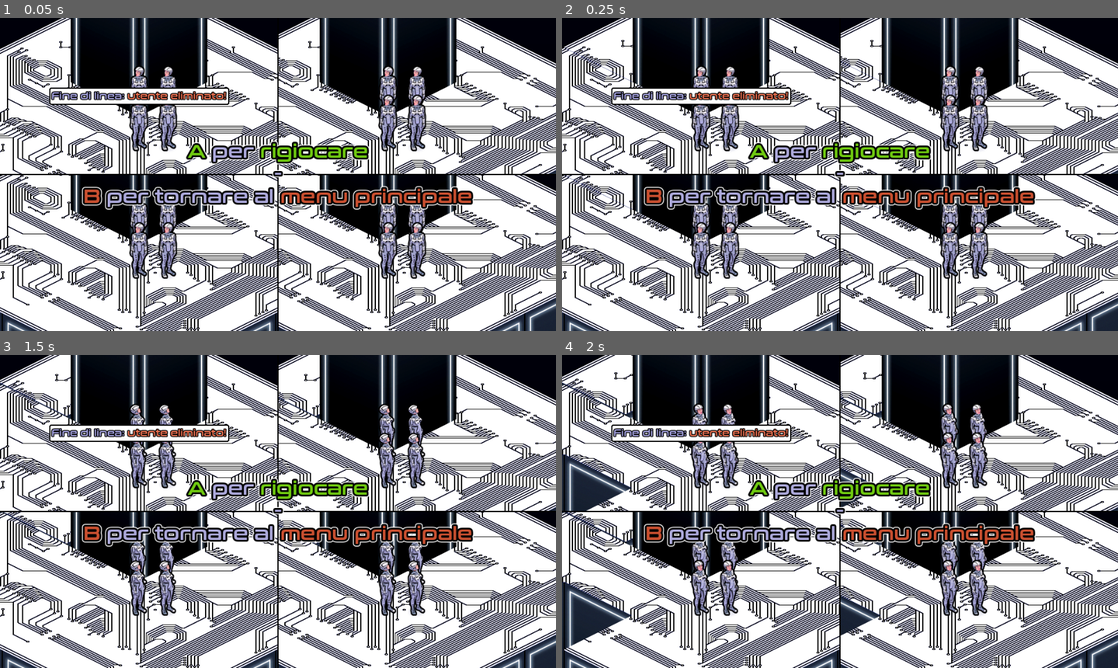
Above: before the commit, frames 1-4 (two rows, left to right).
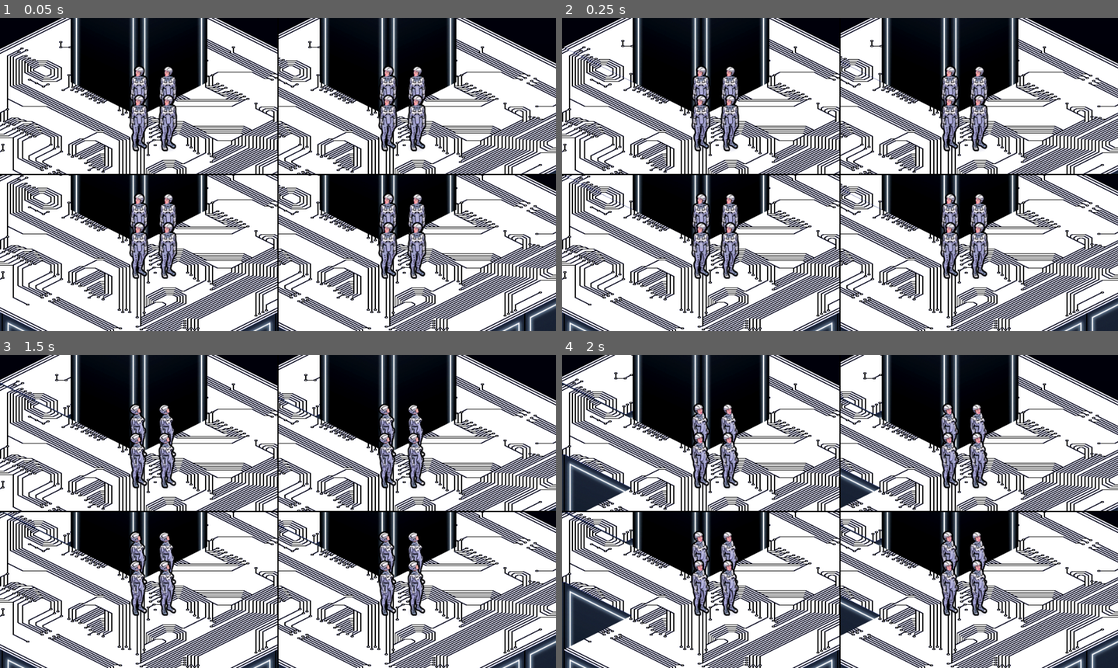
Above: after the commit, the same moments.

Repository: DomestiqueBaston/ERRORE_404_SPRINT_NON_TROVATO
Game: Godot game, scene res://SCENE_AND_SCRIPT/TMP/Test_Split_Screen.tscn
The game is run twice, just before and just after one commit, with the same random seed, the same clock (stepped at 60 frames per second) and the same inputs. The project has no main scene, so this scene is started directly.
Inputs:
- Up to frame 1 (0.05 s): no input
- Up to frame 2 (0.25 s): no input
- Up to frame 3 (1.5 s): hold Right (ui_right) 0.53-1.28 s; hold Down (ui_down) from 1.28 s (still down)
- Up to frame 4 (2 s): keep holding Down (ui_down)

The runs differ from the first frame. In frame 1, 5.6% of the frame differs, in the area x 8-86%, y 22-62%; in frame 2, 5.6%; in frame 3, 5.6%; in frame 4, 5.6%.

Commit message:
Adding some "music"... I sure dont like it but it's really annoying so... 😅 + tweaks

Diff:
--- a/SCENE_AND_SCRIPT/TMP/Test_Generation_Aleatoire_Pour_Voir_BIS.tscn
+++ b/SCENE_AND_SCRIPT/TMP/Test_Generation_Aleatoire_Pour_Voir_BIS.tscn
@@ -7,6 +7,7 @@
 [ext_resource type="Gradient" uid="uid://d2qtghp87yab5" path="res://RESOURCE/Gradient_BG.tres" id="4_5rr24"]
 [ext_resource type="PackedScene" uid="uid://jeuanuva1v8o" path="res://SCENE_AND_SCRIPT/Door.tscn" id="4_swsra"]
 [ext_resource type="AudioStream" uid="uid://gxci2v55iim1" path="res://SOUND/FX/Global_Hum.ogg" id="7_swsra"]
+[ext_resource type="PackedScene" uid="uid://em4id2fwd18h" path="res://SCENE_AND_SCRIPT/UI_Sounds.tscn" id="8_ntkwp"]
 
 [sub_resource type="Environment" id="Environment_5rr24"]
 background_mode = 3
@@ -91,4 +92,11 @@
 autoplay = true
 bus = &"FX_WET"
 
+[node name="UI_Sounds" parent="." instance=ExtResource("8_ntkwp")]
+
+[node name="Music" parent="UI_Sounds" index="2"]
+volume_db = -7.5
+autoplay = true
+
 [editable path="Woman"]
+[editable path="UI_Sounds"]
--- a/SCENE_AND_SCRIPT/TMP/Test_Split_Screen.tscn
+++ b/SCENE_AND_SCRIPT/TMP/Test_Split_Screen.tscn
@@ -32,6 +32,7 @@
 [ext_resource type="FontFile" uid="uid://cla67u4xaf1rp" path="res://RESOURCE/Conthrax-SemiBold.otf" id="31_nkbw3"]
 [ext_resource type="Shader" uid="uid://b16r7qsrxeft" path="res://SHADER/White_Rectangles.gdshader" id="32_eou1j"]
 [ext_resource type="AudioStream" uid="uid://bvu0qgcdq4x2w" path="res://SOUND/FX/Short_Beep_High.ogg" id="32_lx2en"]
+[ext_resource type="PackedScene" uid="uid://em4id2fwd18h" path="res://SCENE_AND_SCRIPT/UI_Sounds.tscn" id="33_5ttrv"]
 
 [sub_resource type="Environment" id="Environment_w5jul"]
 background_mode = 3
@@ -678,6 +679,7 @@
 
 [node name="Alarm" type="AudioStreamPlayer" parent="BG_SubViewport"]
 stream = ExtResource("24_tfq6m")
+volume_db = -3.5
 autoplay = true
 bus = &"FX_WET"
 
@@ -899,6 +901,7 @@
 metadata/_edit_lock_ = true
 
 [node name="Death" type="Control" parent="Frames/Bugs_01"]
+visible = false
 anchors_preset = 0
 offset_right = 480.0
 offset_bottom = 270.0
@@ -1393,11 +1396,13 @@
 metadata/_edit_lock_ = true
 
 [node name="Info_Overlay" type="Control" parent="Frames"]
+visible = false
 layout_mode = 3
 anchors_preset = 0
 metadata/_edit_lock_ = true
 
 [node name="Info_Replay_Game" type="RichTextLabel" parent="Frames/Info_Overlay"]
+visible = false
 layout_mode = 1
 anchors_preset = 15
 anchor_right = 1.0
@@ -1461,6 +1466,8 @@
 autoplay = true
 bus = &"FX_WET"
 
+[node name="UI_Sounds" parent="." instance=ExtResource("33_5ttrv")]
+
 [editable path="Runners/Top_Runners/Left_Runner/Runner_SubViewport/Runner"]
 [editable path="Runners/Top_Runners/Right_Runner/Runner_SubViewport/Runner"]
 [editable path="Runners/Bottom_Runners/Left_Runner/Runner_SubViewport/Runner"]
--- a/SCENE_AND_SCRIPT/UI_Sounds.tscn
+++ b/SCENE_AND_SCRIPT/UI_Sounds.tscn
@@ -1,7 +1,8 @@
-[gd_scene load_steps=3 format=3 uid="uid://em4id2fwd18h"]
+[gd_scene load_steps=4 format=3 uid="uid://em4id2fwd18h"]
 
 [ext_resource type="AudioStream" uid="uid://bvu0qgcdq4x2w" path="res://SOUND/FX/Short_Beep_High.ogg" id="1_p0pgo"]
 [ext_resource type="AudioStream" uid="uid://ddouskyxl7bw7" path="res://SOUND/FX/Short_Beep_Low.ogg" id="2_kco3e"]
+[ext_resource type="AudioStream" uid="uid://t4l7fveb311p" path="res://SOUND/MUSIC/Music_v03.ogg" id="3_kco3e"]
 
 [node name="UI_Sounds" type="Node2D"]
 
@@ -13,3 +14,10 @@
 stream = ExtResource("2_kco3e")
 volume_db = -8.5
 bus = &"FX_DRY"
+
+[node name="Music" type="AudioStreamPlayer" parent="."]
+stream = ExtResource("3_kco3e")
+volume_db = -5.0
+autoplay = true
+bus = &"MUSIC"
+parameters/looping = true
--- a/SCENE_AND_SCRIPT/Woman.gd
+++ b/SCENE_AND_SCRIPT/Woman.gd
@@ -3,7 +3,7 @@
 @onready var sprite: Node2D = $Papa_Sprite
 @onready var animation_player: AnimationPlayer = $"../Animation_Runner"
 
-@export var move_speed: float = 400.0
+@export var move_speed: float = 375.0
 @export var jump_speed: float = 350.0
 @export var slide_speed: float = 300.0
 
Not shown: 1 places in SCENE_AND_SCRIPT/TMP/Test_Generation_Aleatoire_Pour_Voir_BIS.tscn that only renumber resources
Not shown: 1 places in SCENE_AND_SCRIPT/TMP/Test_Split_Screen.tscn that only renumber resources
Not shown, added: SOUND/MUSIC/Music_v03.ogg.import
Not shown, added: SOUND/MUSIC/Music_v03.ogg
